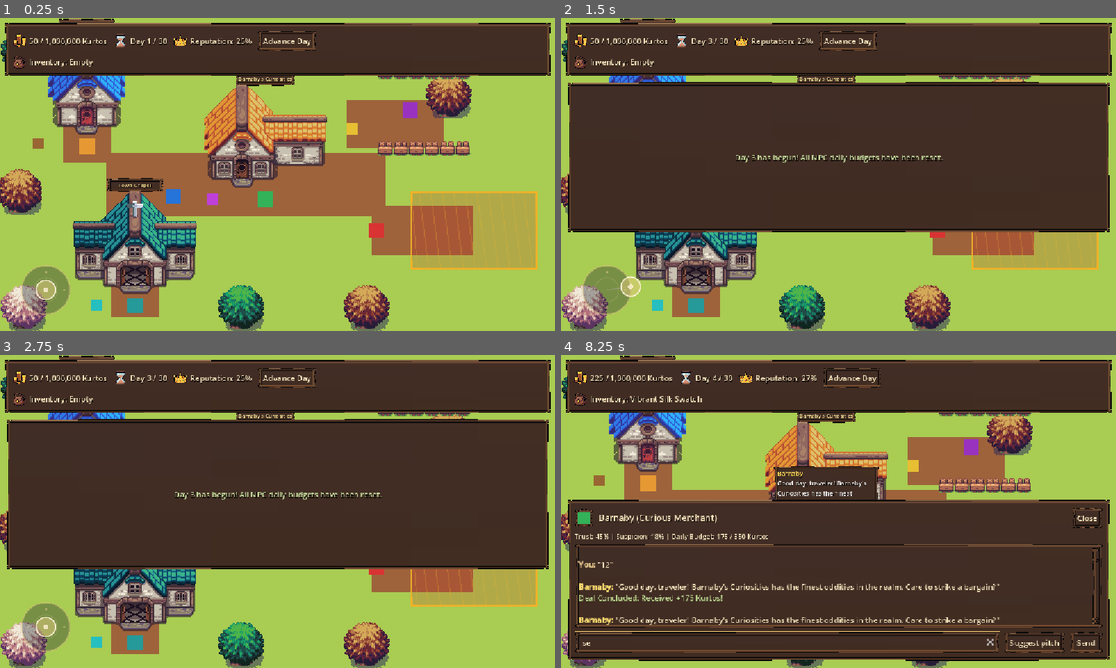
Above: before the commit, frames 1-4 (two rows, left to right).
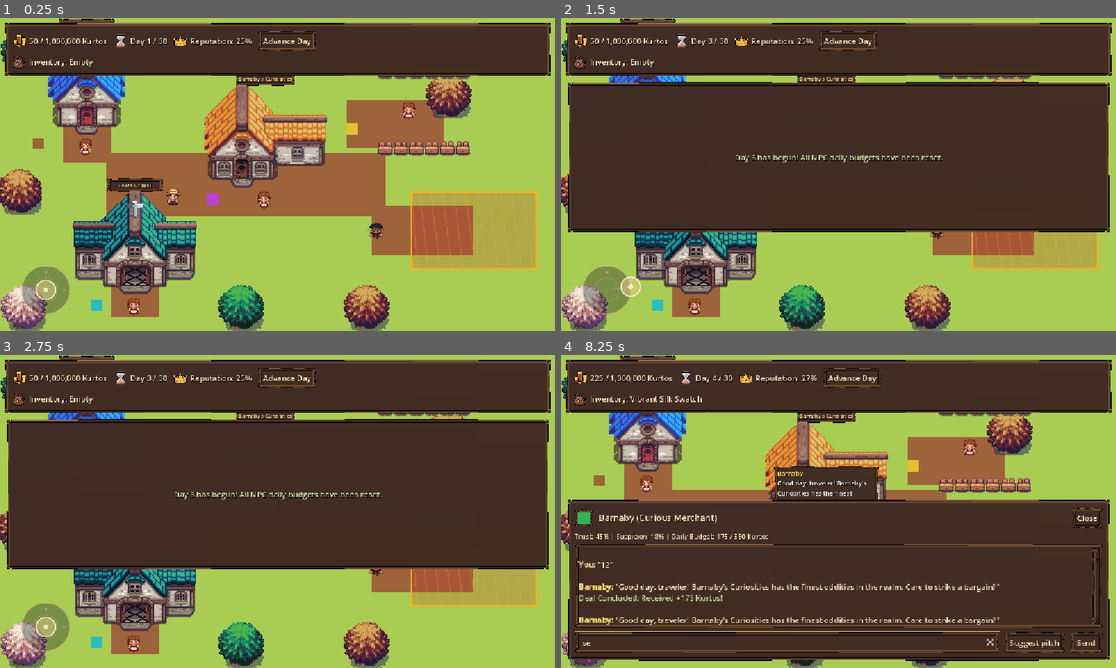
Above: after the commit, the same moments.

Repository: Darshini-Shah/Snake-Oil-Salesman
Game: Godot game, scene res://scenes/main.tscn
Same seed, same stepped clock (60 frames per second), same inputs: the game is played once before the commit and once after it.
Inputs (mouse positions are in pixels of both pictures, inside the frame that each line leads up to):
- Up to frame 1 (0.25 s): no input
- Up to frame 2 (1.5 s): click "Advance Day" at 0.5 s; tap Enter at 1.25 s; drag from (605, 290) to (1032, 230) at 1.27 s
- Up to frame 3 (2.75 s): drag from (166, 527) to (471, 567) at 2.02 s
- Up to frame 4 (8.25 s): tap Space at 2.75, 6.5, 8 s; move the mouse to (894, 442) at 2.77 s; hold D (move_right) 2.78-3.5 s; tap E at 2.85, 6.6, 8.1 s; click "Chat with Barnaby" at 3.5 s; click (788, 642) at 4.27 s; type "12" at 4.35 s; click "Send" at 5 s; tap Enter at 5.75, 7.25 s; drag from (810, 574) to (599, 480) at 5.77 s; move the mouse to (1005, 558) at 6.52 s; hold A (move_left) 6.53-7.25 s; drag from (672, 464) to (771, 536) at 7.27 s; move the mouse to (866, 511) at 8.02 s; hold S (move_down) from 8.03 s (still down); click (866, 511) at 8.17 s

The runs differ from the first frame. In frame 1, 0.8% of the frame differs, in the area x 14-76%, y 26-95%; in frame 2, 0.2%; in frame 3, 0.2%; in frame 4, 0.3%.

Commit message:
char asset

Diff:
--- a/assets/characters/guard.tscn
+++ b/assets/characters/guard.tscn
@@ -3,6 +3,7 @@
 [ext_resource type="Script" path="res://scripts/guard.gd" id="1_guard"]
 
 [ext_resource type="Theme" path="res://ui/themes/medieval_theme.tres" id="medieval"]
+[ext_resource type="Texture2D" path="res://assets/characters/guard_sprite.png" id="2_tex"]
 
 [sub_resource type="RectangleShape2D" id="RectangleShape2D_guard"]
 size = Vector2(32, 32)
@@ -14,12 +15,9 @@
 motion_mode = 1
 script = ExtResource("1_guard")
 
-[node name="ColorRect" type="ColorRect" parent="."]
-offset_left = -16.0
-offset_top = -16.0
-offset_right = 16.0
-offset_bottom = 16.0
-color = Color(0.85, 0.2, 0.2, 1)
+[node name="Sprite2D" type="Sprite2D" parent="."]
+texture = ExtResource("2_tex")
+
 
 [node name="CollisionShape2D" type="CollisionShape2D" parent="."]
 shape = SubResource("RectangleShape2D_guard")
--- a/assets/characters/npc.tscn
+++ b/assets/characters/npc.tscn
@@ -3,6 +3,7 @@
 [ext_resource type="Script" path="res://scripts/npc.gd" id="1_npc"]
 
 [ext_resource type="Theme" path="res://ui/themes/medieval_theme.tres" id="medieval"]
+[ext_resource type="Texture2D" path="res://assets/characters/npc_sprite.png" id="2_tex"]
 
 [sub_resource type="RectangleShape2D" id="RectangleShape2D_npc"]
 size = Vector2(32, 32)
@@ -14,12 +15,9 @@
 motion_mode = 1
 script = ExtResource("1_npc")
 
-[node name="ColorRect" type="ColorRect" parent="."]
-offset_left = -16.0
-offset_top = -16.0
-offset_right = 16.0
-offset_bottom = 16.0
-color = Color(0.2, 0.7, 0.35, 1)
+[node name="Sprite2D" type="Sprite2D" parent="."]
+texture = ExtResource("2_tex")
+
 
 [node name="CollisionShape2D" type="CollisionShape2D" parent="."]
 shape = SubResource("RectangleShape2D_npc")
--- a/assets/characters/player.tscn
+++ b/assets/characters/player.tscn
@@ -1,6 +1,7 @@
 [gd_scene format=3]
 
 [ext_resource type="Script" path="res://scripts/move.gd" id="1_move"]
+[ext_resource type="Texture2D" path="res://assets/characters/player_sprite.png" id="2_tex"]
 
 [sub_resource type="RectangleShape2D" id="RectangleShape2D_player"]
 size = Vector2(32, 32)
@@ -9,12 +10,9 @@
 motion_mode = 1
 script = ExtResource("1_move")
 
-[node name="ColorRect" type="ColorRect" parent="."]
-offset_left = -16.0
-offset_top = -16.0
-offset_right = 16.0
-offset_bottom = 16.0
-color = Color(0.15, 0.45, 0.85, 1)
+[node name="Sprite2D" type="Sprite2D" parent="."]
+texture = ExtResource("2_tex")
+
 
 [node name="CollisionShape2D" type="CollisionShape2D" parent="."]
 shape = SubResource("RectangleShape2D_player")
--- a/scenes/main.tscn
+++ b/scenes/main.tscn
@@ -21,16 +21,15 @@
 [ext_resource type="PackedScene" path="res://scenes/ui/hud.tscn" id="19_hud"]
 [ext_resource type="PackedScene" path="res://scenes/ui/virtual_joystick.tscn" id="20_joy"]
 [ext_resource type="PackedScene" path="res://scenes/ui/chat_ui.tscn" id="21_chat"]
-
-[ext_resource type="Script" path="res://scripts/mobile_ui_layout.gd" id="22_layout"]
-
-[node name="Main" type="Node2D"]
-
-[node name="BoundaryBox" parent="." instance=ExtResource("1_bounds")]
-
-[node name="Ground" type="Node2D" parent="."]
-
-[node name="GrassBackground" type="TextureRect" parent="Ground"]
+[ext_resource type="Script" uid="uid://j7im5gbgdb5y" path="res://scripts/mobile_ui_layout.gd" id="22_layout"]
+
+[node name="Main" type="Node2D" unique_id=318791002]
+
+[node name="BoundaryBox" parent="." unique_id=927778043 instance=ExtResource("1_bounds")]
+
+[node name="Ground" type="Node2D" parent="." unique_id=921499115]
+
+[node name="GrassBackground" type="TextureRect" parent="Ground" unique_id=1735997256]
 offset_left = -20.0
 offset_top = -20.0
 offset_right = 1180.0
@@ -38,7 +37,7 @@
 texture = ExtResource("2_grass")
 stretch_mode = 1
 
-[node name="PlazaCenter" type="TextureRect" parent="Ground"]
+[node name="PlazaCenter" type="TextureRect" parent="Ground" unique_id=1149089489]
 offset_left = 220.0
 offset_top = 280.0
 offset_right = 800.0
@@ -46,7 +45,7 @@
 texture = ExtResource("3_ground")
 stretch_mode = 1
 
-[node name="BakeryPath" type="TextureRect" parent="Ground"]
+[node name="BakeryPath" type="TextureRect" parent="Ground" unique_id=187903880]
 offset_left = 130.0
 offset_top = 190.0
 offset_right = 230.0
@@ -54,7 +53,7 @@
 texture = ExtResource("3_ground")
 stretch_mode = 1
 
-[node name="ChurchPath" type="TextureRect" parent="Ground"]
+[node name="ChurchPath" type="TextureRect" parent="Ground" unique_id=1990054557]
 offset_left = 230.0
 offset_top = 390.0
 offset_right = 330.0
@@ -62,7 +61,7 @@
 texture = ExtResource("3_ground")
 stretch_mode = 1
 
-[node name="CedricPath" type="TextureRect" parent="Ground"]
+[node name="CedricPath" type="TextureRect" parent="Ground" unique_id=1457587347]
 offset_left = 720.0
 offset_top = 170.0
 offset_right = 920.0
@@ -70,7 +69,7 @@
 texture = ExtResource("3_ground")
 stretch_mode = 1
 
-[node name="VaultPath" type="TextureRect" parent="Ground"]
+[node name="VaultPath" type="TextureRect" parent="Ground" unique_id=545304532]
 offset_left = 770.0
 offset_top = 390.0
 offset_right = 980.0
@@ -78,134 +77,126 @@
 texture = ExtResource("3_ground")
 stretch_mode = 1
 
-[node name="Environment" type="Node2D" parent="."]
-
-[node name="Tree_NW1" parent="Environment" instance=ExtResource("12_tree")]
+[node name="Environment" type="Node2D" parent="." unique_id=1779528696]
+
+[node name="Tree_NW1" parent="Environment" unique_id=1690408135 instance=ExtResource("12_tree")]
 position = Vector2(50, 70)
 tree_texture = ExtResource("7_tree1")
 
-[node name="Tree_NW2" parent="Environment" instance=ExtResource("12_tree")]
+[node name="Tree_NW2" parent="Environment" unique_id=646454649 instance=ExtResource("12_tree")]
 position = Vector2(340, 70)
 tree_texture = ExtResource("8_tree2")
 
-[node name="Tree_N1" parent="Environment" instance=ExtResource("12_tree")]
+[node name="Tree_N1" parent="Environment" unique_id=437839289 instance=ExtResource("12_tree")]
 position = Vector2(740, 70)
 tree_texture = ExtResource("9_tree3")
 
-[node name="Tree_NE1" parent="Environment" instance=ExtResource("12_tree")]
+[node name="Tree_NE1" parent="Environment" unique_id=784571895 instance=ExtResource("12_tree")]
 position = Vector2(1060, 70)
 tree_texture = ExtResource("7_tree1")
 
-[node name="Tree_W1" parent="Environment" instance=ExtResource("12_tree")]
+[node name="Tree_W1" parent="Environment" unique_id=11761245 instance=ExtResource("12_tree")]
 position = Vector2(40, 360)
 tree_texture = ExtResource("8_tree2")
 
-[node name="Tree_SW1" parent="Environment" instance=ExtResource("12_tree")]
+[node name="Tree_SW1" parent="Environment" unique_id=1795920922 instance=ExtResource("12_tree")]
 position = Vector2(50, 600)
 tree_texture = ExtResource("9_tree3")
 
-[node name="Tree_S1" parent="Environment" instance=ExtResource("12_tree")]
+[node name="Tree_S1" parent="Environment" unique_id=82792966 instance=ExtResource("12_tree")]
 position = Vector2(500, 600)
 tree_texture = ExtResource("7_tree1")
 
-[node name="Tree_S2" parent="Environment" instance=ExtResource("12_tree")]
+[node name="Tree_S2" parent="Environment" unique_id=184328030 instance=ExtResource("12_tree")]
 position = Vector2(760, 600)
 tree_texture = ExtResource("8_tree2")
 
-[node name="Tree_Cedric" parent="Environment" instance=ExtResource("12_tree")]
+[node name="Tree_Cedric" parent="Environment" unique_id=643455019 instance=ExtResource("12_tree")]
 position = Vector2(930, 160)
 tree_texture = ExtResource("8_tree2")
 
-[node name="Fence_Cedric_Top" parent="Environment" instance=ExtResource("13_fence")]
+[node name="Fence_Cedric_Top" parent="Environment" unique_id=1690715519 instance=ExtResource("13_fence")]
 position = Vector2(880, 110)
 fence_texture = ExtResource("10_fence1")
 tile_count = 6
 
-[node name="Fence_Cedric_Bottom" parent="Environment" instance=ExtResource("13_fence")]
+[node name="Fence_Cedric_Bottom" parent="Environment" unique_id=1000981856 instance=ExtResource("13_fence")]
 position = Vector2(880, 270)
 fence_texture = ExtResource("10_fence1")
 tile_count = 6
 
-[node name="Buildings" type="Node2D" parent="."]
-
-[node name="BakeryBuilding" parent="Buildings" instance=ExtResource("11_bld")]
+[node name="Buildings" type="Node2D" parent="." unique_id=1561909110]
+
+[node name="BakeryBuilding" parent="Buildings" unique_id=1628056481 instance=ExtResource("11_bld")]
 position = Vector2(180, 130)
 building_texture = ExtResource("4_house1")
 building_name = "Marla's Bakery"
 custom_polygon = PackedVector2Array(-10, -96, -12, -88, -20, -80, -24, -86, -54, -84, -50, -50, -76, -24, -76, -12, -80 …(255 unchanged characters)…
 
-[node name="MerchantShop" parent="Buildings" instance=ExtResource("11_bld")]
+[node name="MerchantShop" parent="Buildings" unique_id=1400753802 instance=ExtResource("11_bld")]
 position = Vector2(550, 240)
 building_texture = ExtResource("5_house2")
 building_name = "Barnaby's Curiosities"
 custom_polygon = PackedVector2Array(-128, -32, -128, -20, -124, -18, -128, -8, -128, 10, -124, 12, -128, 16, -128, 32,  …(219 unchanged characters)…
 
-[node name="ChurchBuilding" parent="Buildings" instance=ExtResource("11_bld")]
+[node name="ChurchBuilding" parent="Buildings" unique_id=321440086 instance=ExtResource("11_bld")]
 position = Vector2(280, 460)
 building_texture = ExtResource("6_church")
 building_name = "Town Chapel"
 custom_polygon = PackedVector2Array(-128, -36, -124, 76, -118, 80, -70, 80, -64, 94, -36, 96, -26, 110, 24, 110, 34, 96, 62, 94, 68, 80, 114, 80, 122, 70, 124, -40, 64, -40, 62, -48, 10, -100, 8, -108, -10, -108, -12, -100, -72, -40, -126, -40)
 
-[node name="RestrictedArea" parent="." instance=ExtResource("14_restr")]
+[node name="RestrictedArea" parent="." unique_id=1742676008 instance=ExtResource("14_restr")]
 position = Vector2(983, 440)
 area_name = "Treasury Vault"
 size = Vector2(260, 160)
 warning_message = "TREASURY VAULT: High security zone. Trespassing is forbidden!"
 
-[node name="Chest_BeggarsRobe" parent="." instance=ExtResource("18_chest")]
+[node name="Chest_BeggarsRobe" parent="." unique_id=2083410573 instance=ExtResource("18_chest")]
 position = Vector2(80, 260)
-item_id = "beggars_robe"
-item_name = "Beggar's Robe"
 item_description = "A ragged robe that stirs deep empathy in compassionate townspeople."
 chest_color = Color(0.6, 0.4, 0.2, 1)
 
-[node name="Chest_Monocle" parent="." instance=ExtResource("18_chest")]
+[node name="Chest_Monocle" parent="." unique_id=434348357 instance=ExtResource("18_chest")]
 position = Vector2(730, 230)
 item_id = "monocle"
 item_name = "Gentleman's Monocle"
 item_description = "A brass monocle that grants an aura of refined pedigree and wealth."
 chest_color = Color(0.9, 0.75, 0.2, 1)
 
-[node name="Chest_Fabric" parent="." instance=ExtResource("18_chest")]
+[node name="Chest_Fabric" parent="." unique_id=1003413971 instance=ExtResource("18_chest")]
 position = Vector2(440, 375)
 item_id = "fabric_sample"
 item_name = "Vibrant Silk Swatch"
 item_description = "A lustrous scrap of royal purple silk with gold embroidery. Convinces merchants of fine tailoring credentials."
 chest_color = Color(0.75, 0.25, 0.85, 1)
 
-[node name="Chest_Tonic" parent="." instance=ExtResource("18_chest")]
+[node name="Chest_Tonic" parent="." unique_id=2003336224 instance=ExtResource("18_chest")]
 position = Vector2(200, 595)
 item_id = "miracle_tonic_sample"
 item_name = "Miracle Tonic Sample"
 item_description = "A glowing glass phial of colored aromatic tincture. Convinces superstitious folk of miraculous cures."
 chest_color = Color(0.15, 0.75, 0.75, 1)
 
-[node name="Player" parent="." instance=ExtResource("15_player")]
+[node name="Player" parent="." unique_id=1675338021 instance=ExtResource("15_player")]
 position = Vector2(360, 370)
 
-[node name="NPC_Barnaby" parent="." instance=ExtResource("16_npc")]
+[node name="NPC_Barnaby" parent="." unique_id=294095457 instance=ExtResource("16_npc")]
 position = Vector2(550, 375)
-npc_name = "Barnaby"
 npc_title = "Curious Merchant"
-npc_data_file = "res://data/npcs/barnaby_merchant.json"
-npc_color = Color(0.2, 0.7, 0.35, 1)
 trust = 45
 suspicion = 15
-gold = 1200
-max_daily_spend = 350
-
-[node name="NPC_Marla" parent="." instance=ExtResource("16_npc")]
+
+[node name="NPC_Marla" parent="." unique_id=1900800130 instance=ExtResource("16_npc")]
 position = Vector2(180, 265)
 npc_name = "Marla"
 npc_title = "Empathetic Baker"
 npc_data_file = "res://data/npcs/marla_baker.json"
 npc_color = Color(0.9, 0.6, 0.2, 1)
 trust = 65
-suspicion = 10
 gold = 650
 max_daily_spend = 220
 
-[node name="NPC_Cedric" parent="." instance=ExtResource("16_npc")]
+[node name="NPC_Cedric" parent="." unique_id=89156985 instance=ExtResource("16_npc")]
 position = Vector2(850, 190)
 npc_name = "Lord Cedric"
 npc_title = "Wealthy Aristocrat"
@@ -216,7 +207,7 @@
 gold = 8500
 max_daily_spend = 1200
 
-[node name="NPC_Arthur" parent="." instance=ExtResource("16_npc")]
+[node name="NPC_Arthur" parent="." unique_id=1340991110 instance=ExtResource("16_npc")]
 position = Vector2(280, 595)
 npc_name = "Old Arthur"
 npc_title = "Superstitious Elder"
@@ -227,18 +218,18 @@
 gold = 400
 max_daily_spend = 180
 
-[node name="Guard" parent="." instance=ExtResource("17_guard")]
+[node name="Guard" parent="." unique_id=2036492767 instance=ExtResource("17_guard")]
 position = Vector2(780, 440)
 guard_name = "Treasury Guard"
 challenge_message = "HALT! The Treasury Vault is restricted to authorized personnel!"
 
-[node name="UI" type="CanvasLayer" parent="."]
-
-[node name="HUD" parent="UI" instance=ExtResource("19_hud")]
-
-[node name="VirtualJoystick" parent="UI" instance=ExtResource("20_joy")]
-
-[node name="ChatUI" parent="UI" instance=ExtResource("21_chat")]
-
-[node name="MobileUILayout" type="Node" parent="UI"]
+[node name="UI" type="CanvasLayer" parent="." unique_id=1999395927]
+
+[node name="HUD" parent="UI" unique_id=192227921 instance=ExtResource("19_hud")]
+
+[node name="VirtualJoystick" parent="UI" unique_id=606095223 instance=ExtResource("20_joy")]
+
+[node name="ChatUI" parent="UI" unique_id=756753906 instance=ExtResource("21_chat")]
+
+[node name="MobileUILayout" type="Node" parent="UI" unique_id=243514410]
 script = ExtResource("22_layout")
--- a/ui/themes/medieval_theme.tres
+++ b/ui/themes/medieval_theme.tres
@@ -1,88 +1,18 @@
-[gd_resource type="Theme" format=3]
+[gd_resource type="Theme" format=3 uid="uid://ciefl4sdin4yf"]
 
-[ext_resource type="Texture2D" path="res://assets/ui/medieval_fantasy/UI Icons 2/icon49.png" id="wood"]
+[ext_resource type="Texture2D" uid="uid://c1jr5o0etv2jl" path="res://assets/ui/medieval_fantasy/UI Icons 2/icon49.png" id="inset"]
 
-[ext_resource type="Texture2D" path="res://assets/ui/medieval_fantasy/UI Icons 2/icon49.png" id="inset"]
-
-[sub_resource type="StyleBoxTexture" id="panel"]
+[sub_resource type="StyleBoxTexture" id="disabled"]
+content_margin_left = 12.0
+content_margin_top = 12.0
+content_margin_right = 12.0
+content_margin_bottom = 12.0
 texture = ExtResource("inset")
 texture_margin_left = 12.0
-content_margin_left = 16.0
 texture_margin_top = 12.0
-content_margin_top = 16.0
 texture_margin_right = 12.0
-content_margin_right = 16.0
 texture_margin_bottom = 12.0
-content_margin_bottom = 16.0
-
-[sub_resource type="StyleBoxTexture" id="compact"]
-texture = ExtResource("inset")
-texture_margin_left = 12.0
-content_margin_left = 8.0
-texture_margin_top = 12.0
-content_margin_top = 8.0
-texture_margin_right = 12.0
-content_margin_right = 8.0
-texture_margin_bottom = 12.0
-content_margin_bottom = 8.0
-
-[sub_resource type="StyleBoxTexture" id="normal"]
-texture = ExtResource("wood")
-texture_margin_left = 12.0
-content_margin_left = 12.0
-texture_margin_top = 12.0
-content_margin_top = 12.0
-texture_margin_right = 12.0
-content_margin_right = 12.0
-texture_margin_bottom = 12.0
-content_margin_bottom = 12.0
-
-[sub_resource type="StyleBoxTexture" id="hover"]
-texture = ExtResource("wood")
-texture_margin_left = 12.0
-content_margin_left = 12.0
-texture_margin_top = 12.0
-content_margin_top = 12.0
-texture_margin_right = 12.0
-content_margin_right = 12.0
-texture_margin_bottom = 12.0
-content_margin_bottom = 12.0
-modulate_color = Color(1.18, 1.12, 1.03, 1)
-
-[sub_resource type="StyleBoxTexture" id="pressed"]
-texture = ExtResource("wood")
-texture_margin_left = 12.0
-content_margin_left = 12.0
-texture_margin_top = 12.0
-content_margin_top = 12.0
-texture_margin_right = 12.0
-content_margin_right = 12.0
-texture_margin_bottom = 12.0
-content_margin_bottom = 12.0
-modulate_color = Color(0.75, 0.7, 0.62, 1)
-
-[sub_resource type="StyleBoxTexture" id="disabled"]
-texture = ExtResource("wood")
-texture_margin_left = 12.0
-content_margin_left = 12.0
-texture_margin_top = 12.0
-content_margin_top = 12.0
-texture_margin_right = 12.0
-content_margin_right = 12.0
-texture_margin_bottom = 12.0
-content_margin_bottom = 12.0
 modulate_color = Color(0.6, 0.58, 0.54, 1)
-
-[sub_resource type="StyleBoxTexture" id="input"]
-texture = ExtResource("inset")
-texture_margin_left = 12.0
-content_margin_left = 12.0
-texture_margin_top = 12.0
-content_margin_top = 12.0
-texture_margin_right = 12.0
-content_margin_right = 12.0
-texture_margin_bottom = 12.0
-content_margin_bottom = 12.0
 
 [sub_resource type="StyleBoxFlat" id="focus"]
 bg_color = Color(0, 0, 0, 0)
@@ -92,47 +22,115 @@
 border_width_bottom = 1
 border_color = Color(1, 0.83, 0.46, 1)
 
+[sub_resource type="StyleBoxTexture" id="hover"]
+content_margin_left = 12.0
+content_margin_top = 12.0
+content_margin_right = 12.0
+content_margin_bottom = 12.0
+texture = ExtResource("inset")
+texture_margin_left = 12.0
+texture_margin_top = 12.0
+texture_margin_right = 12.0
+texture_margin_bottom = 12.0
+modulate_color = Color(1.18, 1.12, 1.03, 1)
+
+[sub_resource type="StyleBoxTexture" id="normal"]
+content_margin_left = 12.0
+content_margin_top = 12.0
+content_margin_right = 12.0
+content_margin_bottom = 12.0
+texture = ExtResource("inset")
+texture_margin_left = 12.0
+texture_margin_top = 12.0
+texture_margin_right = 12.0
+texture_margin_bottom = 12.0
+
+[sub_resource type="StyleBoxTexture" id="pressed"]
+content_margin_left = 12.0
+content_margin_top = 12.0
+content_margin_right = 12.0
+content_margin_bottom = 12.0
+texture = ExtResource("inset")
+texture_margin_left = 12.0
+texture_margin_top = 12.0
+texture_margin_right = 12.0
+texture_margin_bottom = 12.0
+modulate_color = Color(0.75, 0.7, 0.62, 1)
+
+[sub_resource type="StyleBoxTexture" id="compact"]
+content_margin_left = 8.0
+content_margin_top = 8.0
+content_margin_right = 8.0
+content_margin_bottom = 8.0
+texture = ExtResource("inset")
+texture_margin_left = 12.0
+texture_margin_top = 12.0
+texture_margin_right = 12.0
+texture_margin_bottom = 12.0
+
+[sub_resource type="StyleBoxTexture" id="input"]
+content_margin_left = 12.0
+content_margin_top = 12.0
+content_margin_right = 12.0
+content_margin_bottom = 12.0
+texture = ExtResource("inset")
+texture_margin_left = 12.0
+texture_margin_top = 12.0
+texture_margin_right = 12.0
+texture_margin_bottom = 12.0
+
+[sub_resource type="StyleBoxTexture" id="panel"]
+content_margin_left = 16.0
+content_margin_top = 16.0
+content_margin_right = 16.0
+content_margin_bottom = 16.0
+texture = ExtResource("inset")
+texture_margin_left = 12.0
+texture_margin_top = 12.0
+texture_margin_right = 12.0
+texture_margin_bottom = 12.0
+
 [resource]
 default_font_size = 16
-Panel/styles/panel = SubResource("panel")
-PanelContainer/styles/panel = SubResource("panel")
+Button/colors/font_color = Color(1, 0.94, 0.78, 1)
+Button/colors/font_disabled_color = Color(0.68, 0.63, 0.53, 1)
+Button/colors/font_hover_color = Color(1, 0.97, 0.85, 1)
+Button/colors/font_pressed_color = Color(1, 0.88, 0.6, 1)
+Button/constants/h_separation = 8
+Button/styles/disabled = SubResource("disabled")
+Button/styles/focus = SubResource("focus")
+Button/styles/hover = SubResource("hover")
+Button/styles/normal = SubResource("normal")
+Button/styles/pressed = SubResource("pressed")
+HScrollBar/styles/grabber = SubResource("normal")
+HScrollBar/styles/grabber_highlight = SubResource("hover")
+HScrollBar/styles/grabber_pressed = SubResource("pressed")
+HScrollBar/styles/scroll = SubResource("compact")
 Inset/base_type = &"PanelContainer"
 Inset/styles/panel = SubResource("compact")
-WorldLabel/base_type = &"Label"
-WorldLabel/styles/normal = SubResource("compact")
-WorldLabel/font_sizes/font_size = 12
-WorldLabel/colors/font_color = Color(1, 0.9, 0.68, 1)
 Label/colors/font_color = Color(0.96, 0.89, 0.74, 1)
 Label/colors/font_shadow_color = Color(0.09, 0.06, 0.04, 1)
 Label/constants/shadow_offset_y = 1
+LineEdit/colors/caret_color = Color(1, 0.83, 0.46, 1)
+LineEdit/colors/font_color = Color(1, 0.94, 0.8, 1)
+LineEdit/colors/font_placeholder_color = Color(0.74, 0.68, 0.57, 1)
+LineEdit/colors/selection_color = Color(0.43, 0.3, 0.15, 1)
+LineEdit/styles/focus = SubResource("focus")
+LineEdit/styles/normal = SubResource("input")
+LineEdit/styles/read_only = SubResource("disabled")
+Panel/styles/panel = SubResource("panel")
+PanelContainer/styles/panel = SubResource("panel")
 RichTextLabel/colors/default_color = Color(0.96, 0.89, 0.74, 1)
-RichTextLabel/font_sizes/normal_font_size = 16
 RichTextLabel/font_sizes/bold_font_size = 16
 RichTextLabel/font_sizes/italics_font_size = 16
-Button/colors/font_color = Color(1, 0.94, 0.78, 1)
-Button/colors/font_hover_color = Color(1, 0.97, 0.85, 1)
-Button/colors/font_pressed_color = Color(1, 0.88, 0.6, 1)
-Button/colors/font_disabled_color = Color(0.68, 0.63, 0.53, 1)
-Button/constants/h_separation = 8
-Button/styles/normal = SubResource("normal")
-Button/styles/hover = SubResource("hover")
-Button/styles/pressed = SubResource("pressed")
-Button/styles/disabled = SubResource("disabled")
-Button/styles/focus = SubResource("focus")
-LineEdit/styles/normal = SubResource("input")
-LineEdit/styles/read_only = SubResource("disabled")
-LineEdit/styles/focus = SubResource("focus")
-LineEdit/colors/font_color = Color(1, 0.94, 0.8, 1)
-LineEdit/colors/font_placeholder_color = Color(0.74, 0.68, 0.57, 1)
-LineEdit/colors/caret_color = Color(1, 0.83, 0.46, 1)
-LineEdit/colors/selection_color = Color(0.43, 0.3, 0.15, 1)
+RichTextLabel/font_sizes/normal_font_size = 16
+TooltipLabel/colors/font_color = Color(1, 0.94, 0.8, 1)
 TooltipPanel/styles/panel = SubResource("panel")
-TooltipLabel/colors/font_color = Color(1, 0.94, 0.8, 1)
-VScrollBar/styles/scroll = SubResource("compact")
 VScrollBar/styles/grabber = SubResource("normal")
 VScrollBar/styles/grabber_highlight = SubResource("hover")
 VScrollBar/styles/grabber_pressed = SubResource("pressed")
-HScrollBar/styles/scroll = SubResource("compact")
-HScrollBar/styles/grabber = SubResource("normal")
-HScrollBar/styles/grabber_highlight = SubResource("hover")
-HScrollBar/styles/grabber_pressed = SubResource("pressed")
+VScrollBar/styles/scroll = SubResource("compact")
+WorldLabel/base_type = &"Label"
+WorldLabel/colors/font_color = Color(1, 0.9, 0.68, 1)
+WorldLabel/font_sizes/font_size = 12
+WorldLabel/styles/normal = SubResource("compact")
Binary file added: Characters/Different_characters/WhatsApp Image 2026-10-07 at 13.40.31 (1).jpeg
Not shown, added: Characters/Different_characters/WhatsApp Image 2026-10-07 at 13.40.31 (1).jpeg.import
Binary file added: Characters/Different_characters/WhatsApp Image 2026-10-07 at 13.40.31.jpeg
Not shown, added: Characters/Different_characters/WhatsApp Image 2026-10-07 at 13.40.31.jpeg.import
Binary file added: Characters/Different_characters/WhatsApp Image 2026-10-07 at 13.40.32 (1).jpeg
Not shown, added: Characters/Different_characters/WhatsApp Image 2026-10-07 at 13.40.32 (1).jpeg.import
Binary file added: Characters/Different_characters/WhatsApp Image 2026-10-07 at 13.40.32.jpeg
Not shown, added: Characters/Different_characters/WhatsApp Image 2026-10-07 at 13.40.32.jpeg.import
Binary file added: Characters/Different_characters/WhatsApp Image 2026-10-07 at 13.40.33 (1).jpeg
Not shown, added: Characters/Different_characters/WhatsApp Image 2026-10-07 at 13.40.33 (1).jpeg.import
Binary file added: Characters/Different_characters/WhatsApp Image 2026-10-07 at 13.40.33 (2).jpeg
Not shown, added: Characters/Different_characters/WhatsApp Image 2026-10-07 at 13.40.33 (2).jpeg.import
(and 101 more such lines)
